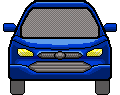
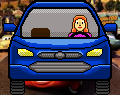
Before/after of a 120 × 95 layered artwork. What changed in the layer stack:
painted on "Contorno" over [0, 0, 120, 95]
painted on "luz" over [0, 0, 120, 95]
painted on "sombras" over [0, 0, 120, 95]
added group "Motorista" with 3 layers above "Cores" over [0, 0, 120, 95]
added layer "Cabelo 2" in group "Motorista" over [0, 0, 120, 78]
added layer "Corpo" in group "Motorista" over [0, 0, 120, 77]
hid "Camada 7" over [0, 0, 120, 95]
showed "Fundo" over [0, 0, 120, 95]
